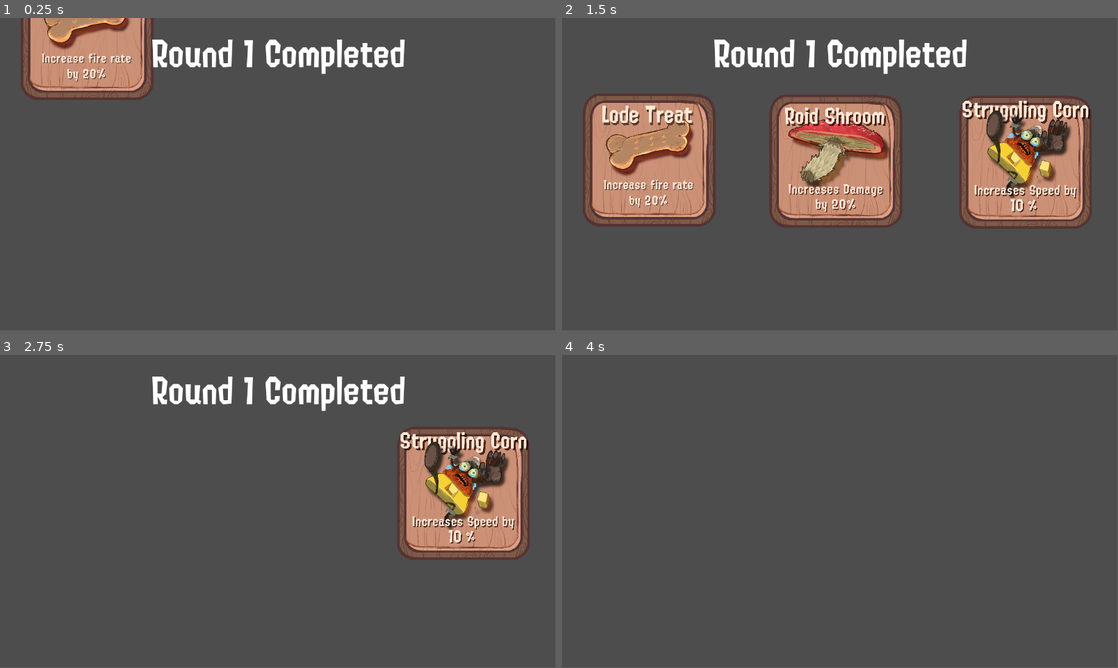
Above: before the commit, frames 1-4 (two rows, left to right).
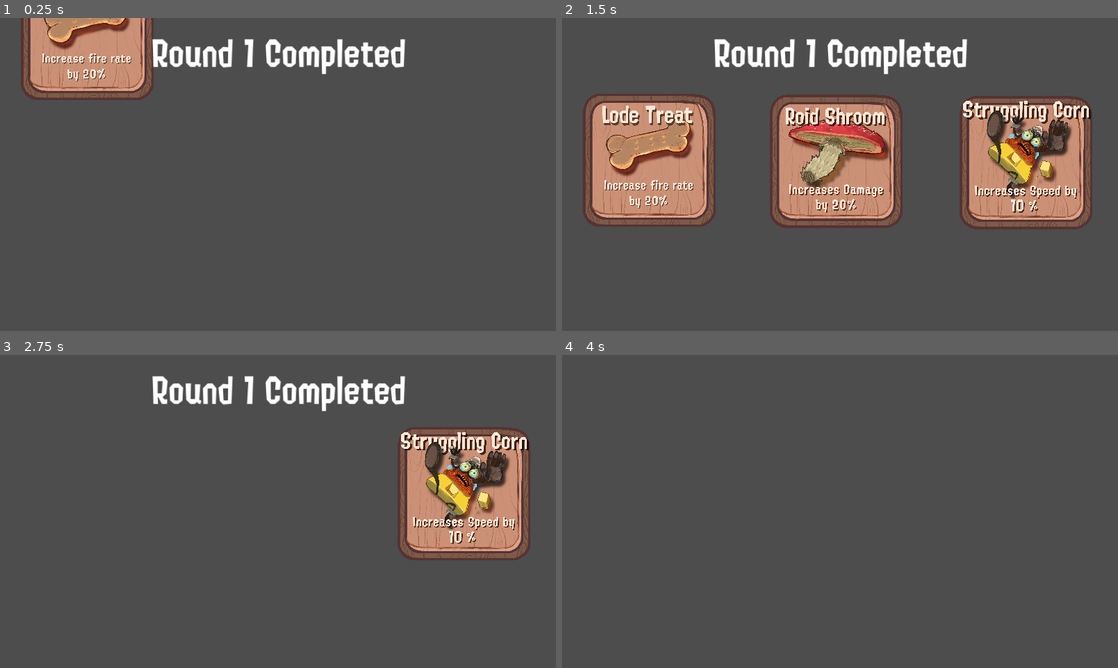
Above: after the commit, the same moments.

Repository: ACristoff/strangecompanion
Game: Godot game, scene res://game/UI/upgrades.tscn
Same seed, same stepped clock (60 frames per second), same inputs: the game is played once before the commit and once after it. This scene is started directly instead of the project's main scene.
Inputs (mouse positions are in pixels of both pictures, inside the frame that each line leads up to):
- Up to frame 1 (0.25 s): no input
- Up to frame 2 (1.5 s): hold Right (ui_right) 0.53-1.28 s; tap 1 (select_1) at 0.6 s; hold Down (ui_down) from 1.28 s (still down); tap 2 (select_2) at 1.35 s
- Up to frame 3 (2.75 s): release Down (ui_down) at 2 s; click (272, 498) at 2 s
- Up to frame 4 (4 s): hold Right (ui_right) 2.78-3.53 s; tap 3 (select_3) at 2.85 s; tap Enter at 3.5 s; hold Up (ui_up) from 3.53 s (still down); tap 1 (select_1) at 3.6 s
The window is 799x449 before the commit and 800x450 after it. Grey fills any space a smaller window leaves; there, only what the larger window draws over its background counts as a difference.

The runs differ from the first frame. In frame 1, 1.1% of the frame differs, in the area x 4-73%, y 0-27%; in frame 2, 5.3%, in the area x 4-96%, y 6-68%; in frame 3, 2.9%; in frame 4, only the window size differs.

Commit message:
upgrades

Diff:
--- a/game/UI/upgrades.tscn
+++ b/game/UI/upgrades.tscn
@@ -9,11 +9,9 @@
 [node name="upgrades" type="Control"]
 process_mode = 2
 layout_mode = 3
-anchors_preset = 8
-anchor_left = 0.5
-anchor_top = 0.5
-anchor_right = 0.5
-anchor_bottom = 0.5
+anchors_preset = 15
+anchor_right = 1.0
+anchor_bottom = 1.0
 grow_horizontal = 2
 grow_vertical = 2
 script = ExtResource("1_m3fsg")
--- a/game/UI/upgradesmovement.gd
+++ b/game/UI/upgradesmovement.gd
@@ -57,5 +57,5 @@
 	tween.tween_callback(die)
 
 func die():
-	get_tree().paused = true
+	get_tree().paused = false
 	queue_free()
--- a/game/game.tscn
+++ b/game/game.tscn
@@ -16,6 +16,7 @@
 position = Vector2(591, 331)
 
 [node name="AudioStreamPlayer2D" type="AudioStreamPlayer2D" parent="Witch"]
+process_mode = 3
 position = Vector2(-591, -331)
 stream = ExtResource("3_l7stl")
 autoplay = true
--- a/project.godot
+++ b/project.godot
@@ -19,6 +19,10 @@
 
 GlobalPos="*res://game/enemies/GlobalPos.gd"
 JuicyDetails="*res://game/JuicyDetails.gd"
+
+[display]
+
+window/stretch/mode="canvas_items"
 
 [input]
 
